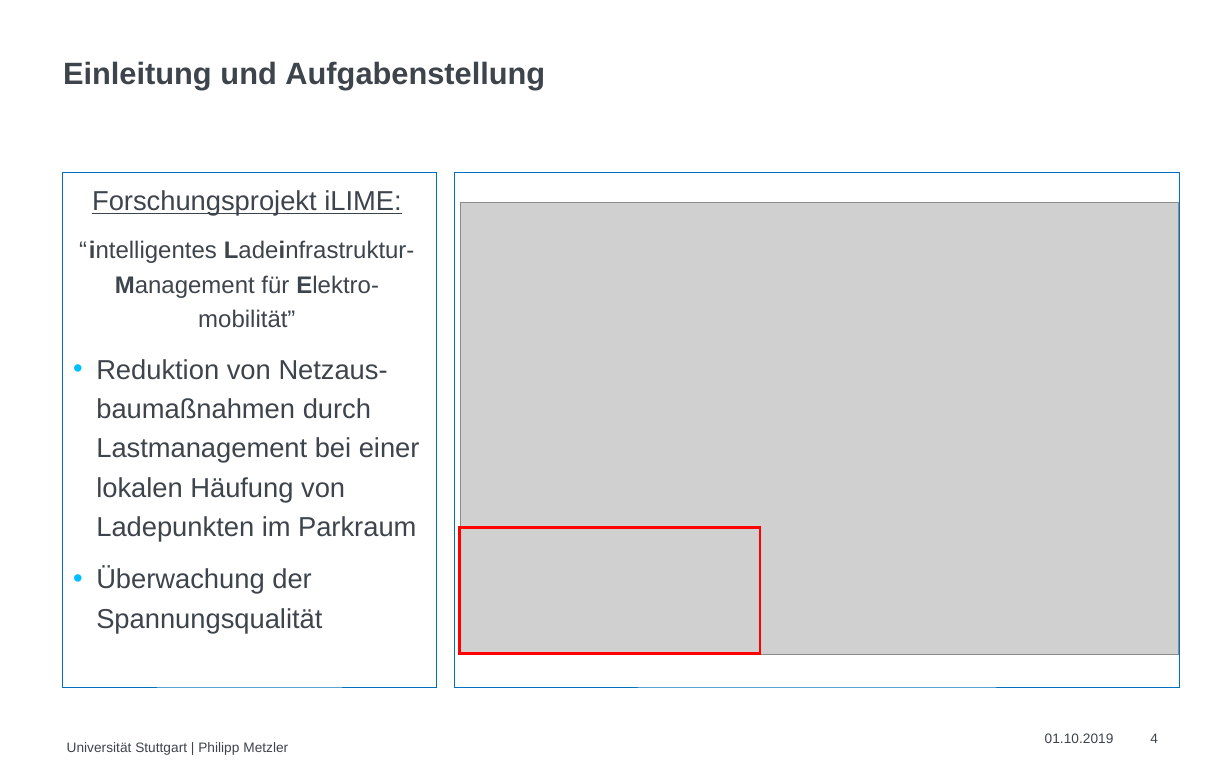
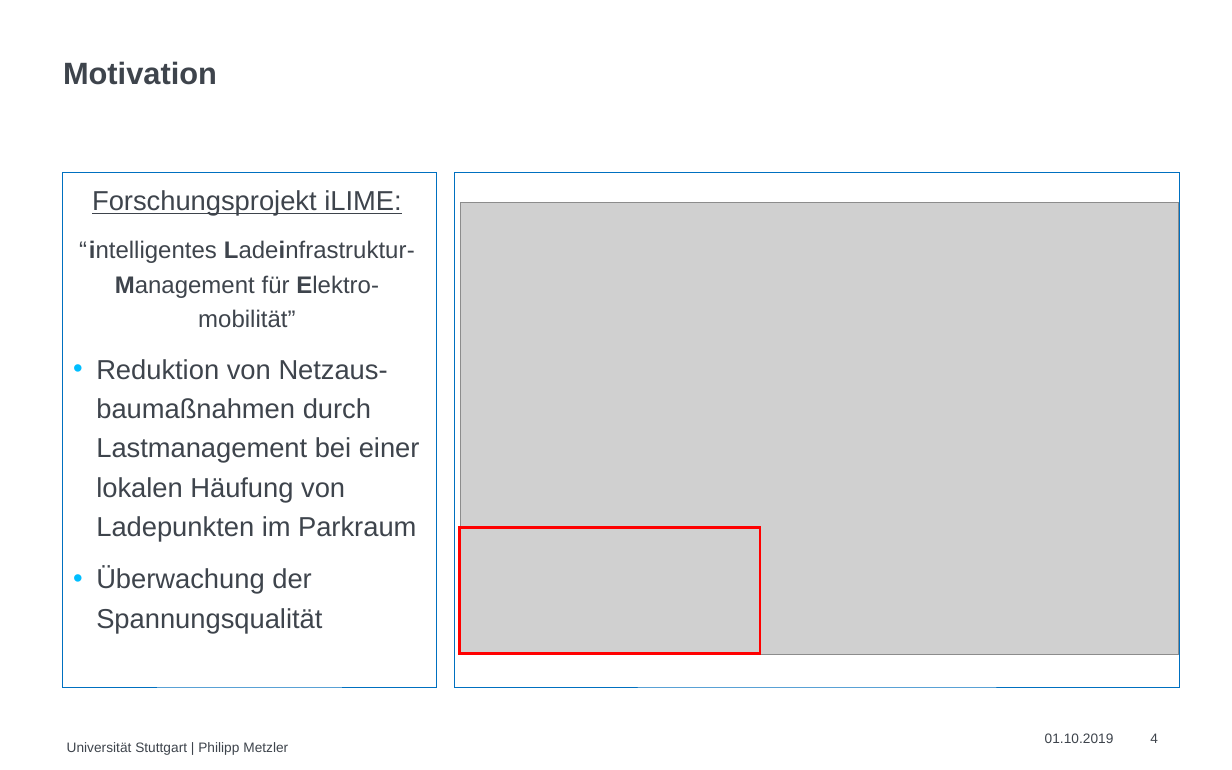
Before and after one commit to CHPhilipp/Sonsitige-Dokumente, a slide deck: slide 4 of Präsentation 16 zu 10 - IEH.pptx. Drawn at 1232x770 pixels with LibreOffice and Linux fonts; fonts in the diff are those of the drawing; grey boxes stand for pictures. Boxes give left, top, right and bottom in pixels: in the first picture for what was removed or moved away, otherwise in the second. Text is boxed around its words. In the diff, an @@ line names an element or a change of style, - is before the commit and + after.

```diff
--- a/Präsentation 16 zu 10 - IEH.pptx
+++ b/Präsentation 16 zu 10 - IEH.pptx
@@ title at <box>63,61,217,85</box>: text changed @@
-Einleitung und Aufgabenstellung
+Motivation
```
Also in this commit, not shown: 4 other slides changed, 1 other file.
